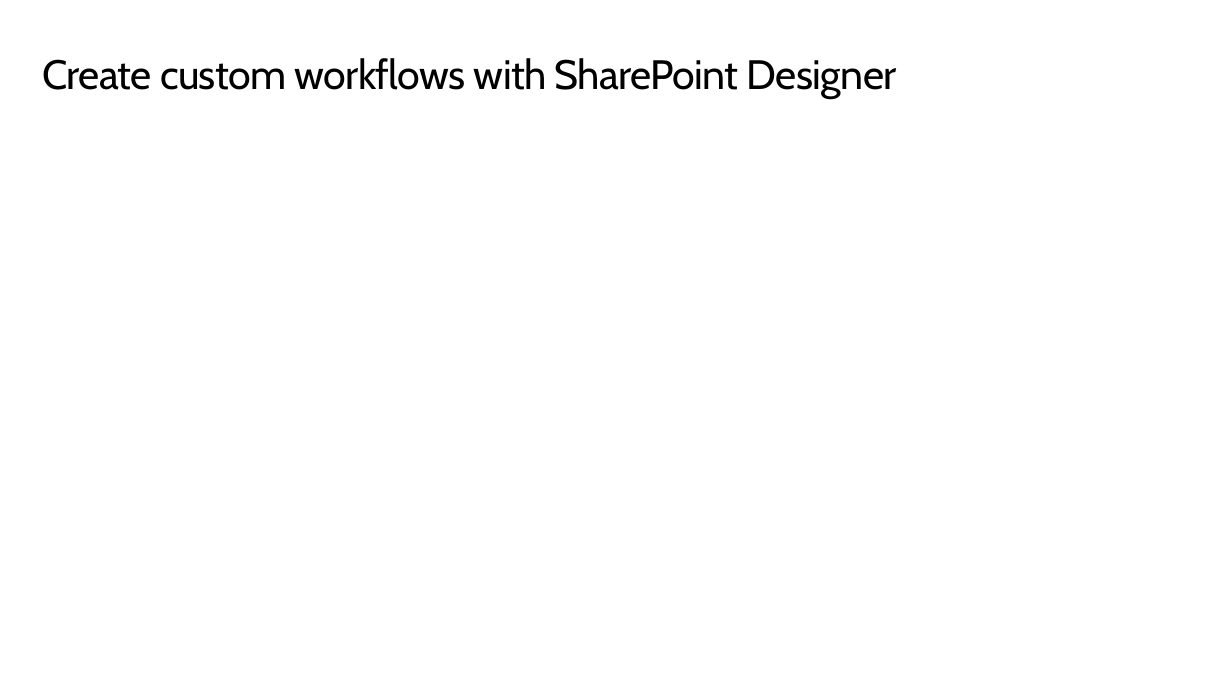
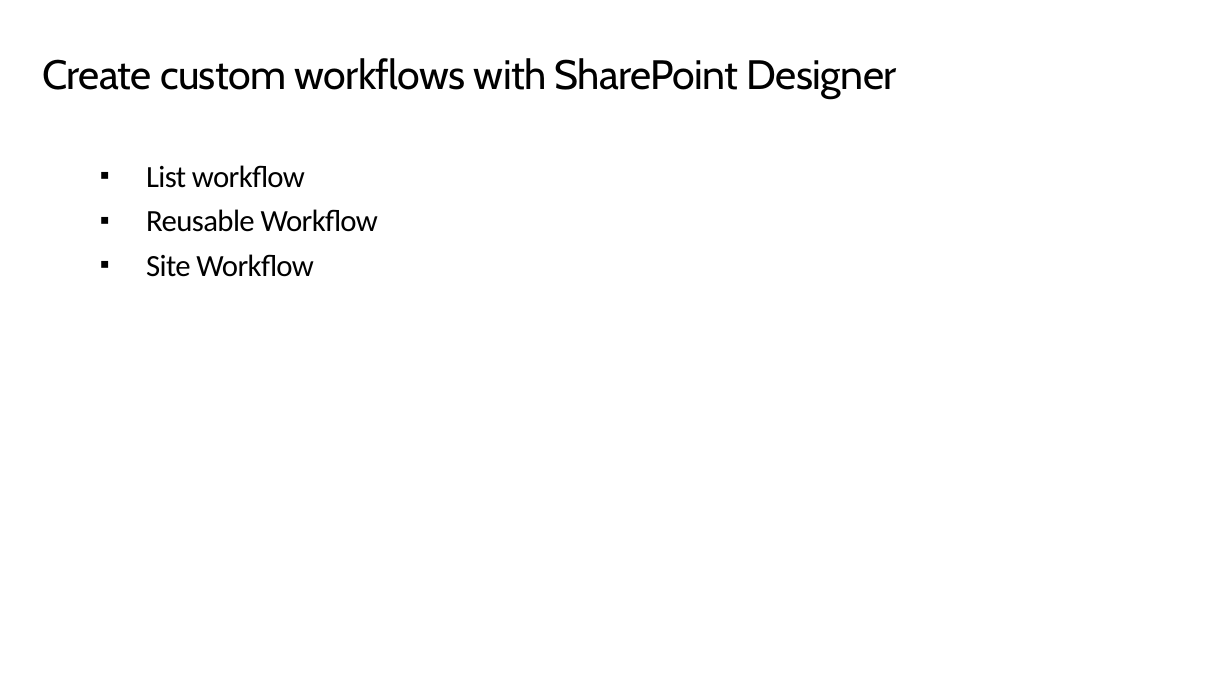
Before and after one commit to JPOWER4/SharePoint-2019-Training, a slide deck: slide 4 of Microsoft SharePoint 2019 Module 8.pptx (slide 5 before the commit). Drawn at 1232x693 pixels with LibreOffice and Linux fonts; fonts in the diff are those of the drawing. Boxes give left, top, right and bottom in pixels: in the first picture for what was removed or moved away, otherwise in the second. Text is boxed around its words. In the diff, an @@ line names an element or a change of style, - is before the commit and + after.

```diff
--- a/Microsoft SharePoint 2019 Module 8.pptx
+++ b/Microsoft SharePoint 2019 Module 8.pptx
@@ text added at <box>146,165,378,277</box>, 24 pt, text #000000 @@
+▪ List workflow
+▪ Reusable Workflow
+▪ Site Workflow
```
Also in this commit, not shown: 4 other slides changed, 2 slides added, 1 slide removed, 5 other files.
